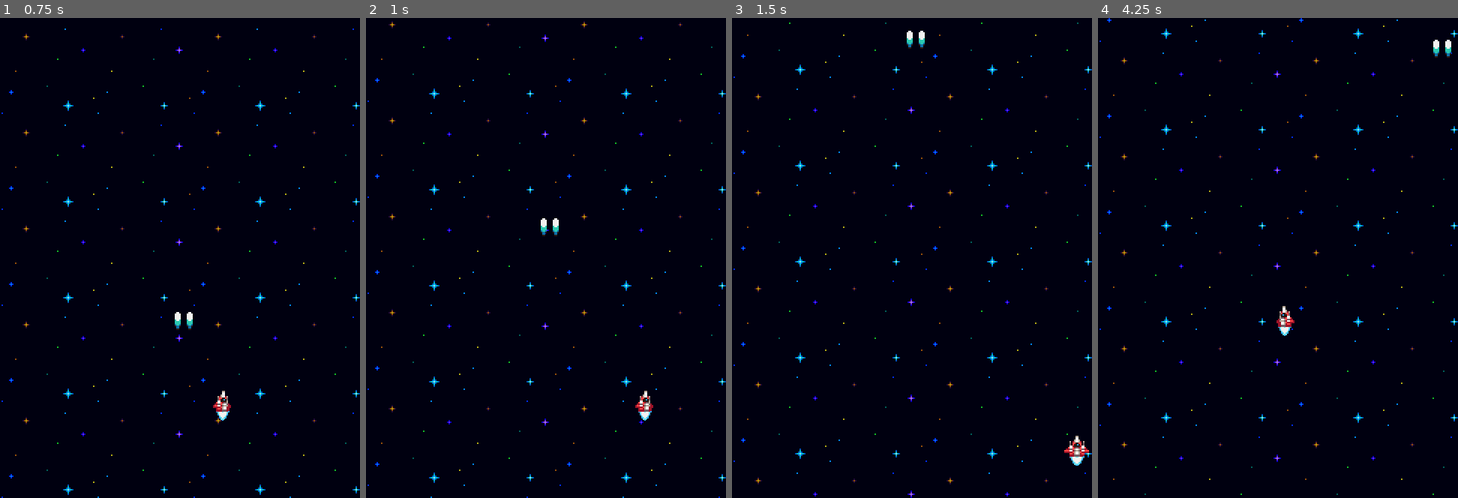
Above: before the commit, frames 1-4 (left to right).
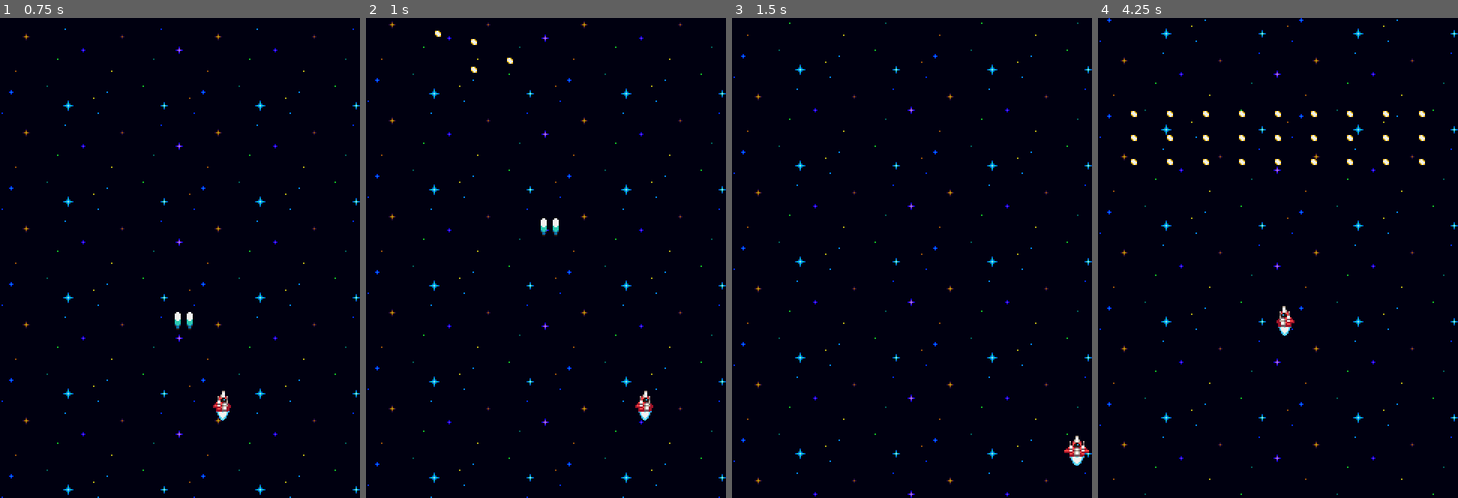
Above: after the commit, the same moments.

Repository: Twarga/Space_Shooter
Game: Godot game, scene res://main.tscn
Same seed, same stepped clock (60 frames per second), same inputs: the game is played once before the commit and once after it. This scene is started directly instead of the project's main scene.
Inputs:
- Up to frame 1 (0.75 s): hold D (right) from 0.53 s (still down); hold Space (shoot) from 0.53 s (still down)
- Up to frame 2 (1 s): keep holding D (right); keep holding Space (shoot)
- Up to frame 3 (1.5 s): release D (right) at 1.28 s; release Space (shoot) at 1.28 s; hold Down (down) from 1.28 s (still down); tap Space (shoot) at 1.35 s
- Up to frame 4 (4.25 s): release Down (down) at 2.03 s; hold D (right) 2.03-2.78 s; hold Space (shoot) 2.03-2.78 s; hold Up (up) 2.78-3.53 s; tap Space (shoot) at 2.85 s; hold Left (left) from 3.53 s (still down); hold Space (shoot) from 3.53 s (still down)

Frame 1 is identical in both runs. In frame 2, less than 0.1% of the frame differs, in the area x 19-41%, y 2-12%; in frame 3, 0.1%; in frame 4, 0.6%, in the area x 9-99%, y 4-31%.
Error before the commit: Parse Error: Identifier "x" not declared in the current scope. (res://main.gd:15)

Commit message:
enemy bug kinda fixed

Diff:
--- a/bullet.gd
+++ b/bullet.gd
@@ -12,12 +12,12 @@
 
 
 
-
 func _on_area_entered(area):
 	if area.is_in_group("enemies"):
 		area.explode()
 		queue_free()
 
 
+
 func _on_visible_on_screen_notifier_2d_screen_exited():
 	queue_free()
--- a/enemy.gd
+++ b/enemy.gd
@@ -8,31 +8,29 @@
 
 func start(pos):
 	speed = 0
-	position = Vector2(pos.x , -pos.y)
+	position = Vector2(pos.x, -pos.y)
 	start_pos = pos
 	await get_tree().create_timer(randf_range(0.25, 0.55)).timeout
 	var tween = create_tween().set_trans(Tween.TRANS_BACK)
-	tween.tween_property(self, "position:y" , start_pos.y , 1.4)
+	tween.tween_property(self, "position:y", start_pos.y, 1.4)
 	await tween.finished
 	$MoveTimer.wait_time = randf_range(5, 20)
 	$MoveTimer.start()
 	$ShootTimer.wait_time = randf_range(4, 20)
 	$ShootTimer.start()
 
-
 func _process(delta):
 	position.y += speed * delta
 	if position.y > screensize.y + 32 :
 		start(start_pos)
 
-func exploid():
+func explode():
 	speed = 0
-	$AnimationPlayer.play("exploid")
+	$AnimationPlayer.play("explode")
 	set_deferred("monitoring", false)
 	died.emit(5)
 	await $AnimationPlayer.animation_finished
 	queue_free()
-
 
 signal died
 
--- a/main.gd
+++ b/main.gd
@@ -8,14 +8,17 @@
 	spawn_enemies()
 
 
+
+
 func spawn_enemies():
-	for i in range(9):
+	for x in range(9):
 		for y in range(3):
 			var e = enemy.instantiate()
-			var pos = Vector2(x * (16 + 8) + 24, 16 * 4 + y * 16 )
+			var pos = Vector2(x * (16 + 8) + 24, 16 * 4 + y * 16)
 			add_child(e)
 			e.start(pos)
 			e.died.connect(_on_enemy_died)
 
+
 func _on_enemy_died(value):
 	score += value
